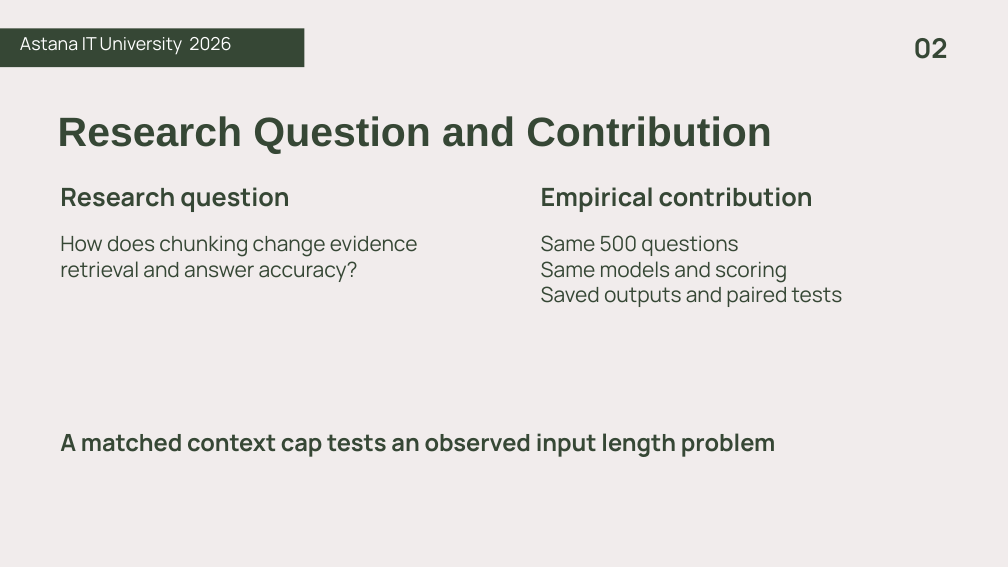
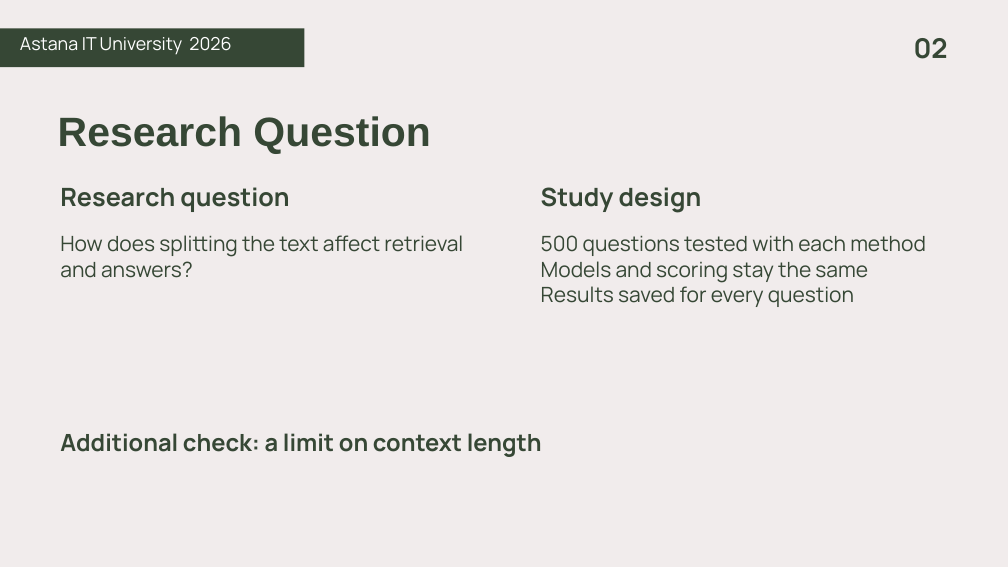
Before and after one commit to aahhaha/rag-chunking-assignment4, a slide deck: slide 2 of final/submission/Final_Defence_Aibyn_Samat.pptx. Drawn at 1008x567 pixels with LibreOffice and Linux fonts; fonts in the diff are those of the drawing. Boxes give left, top, right and bottom in pixels: in the first picture for what was removed or moved away, otherwise in the second. Text is boxed around its words. In the diff, an @@ line names an element or a change of style, - is before the commit and + after.

```diff
--- a/final/submission/Final_Defence_Aibyn_Samat.pptx
+++ b/final/submission/Final_Defence_Aibyn_Samat.pptx
@@ text at (58, 116, 430, 154): text changed @@
-Research Question and Contribution
+Research Question
@@ text at (541, 187, 702, 212): text changed @@
-Empirical contribution
+Study design
@@ text at (60, 235, 463, 278): text changed @@
-How does chunking change evidence retrieval and answer accuracy?
+How does splitting the text affect retrieval and answers?
@@ text at (541, 235, 926, 307): text changed @@
-Same 500 questions
-Same models and scoring
-Saved outputs and paired tests
+500 questions tested with each method
+Models and scoring stay the same
+Results saved for every question
@@ text at (60, 433, 542, 457): text changed @@
-A matched context cap tests an observed input length problem
+Additional check: a limit on context length
```
Also in this commit, not shown: 8 other slides changed, 19 other files.
